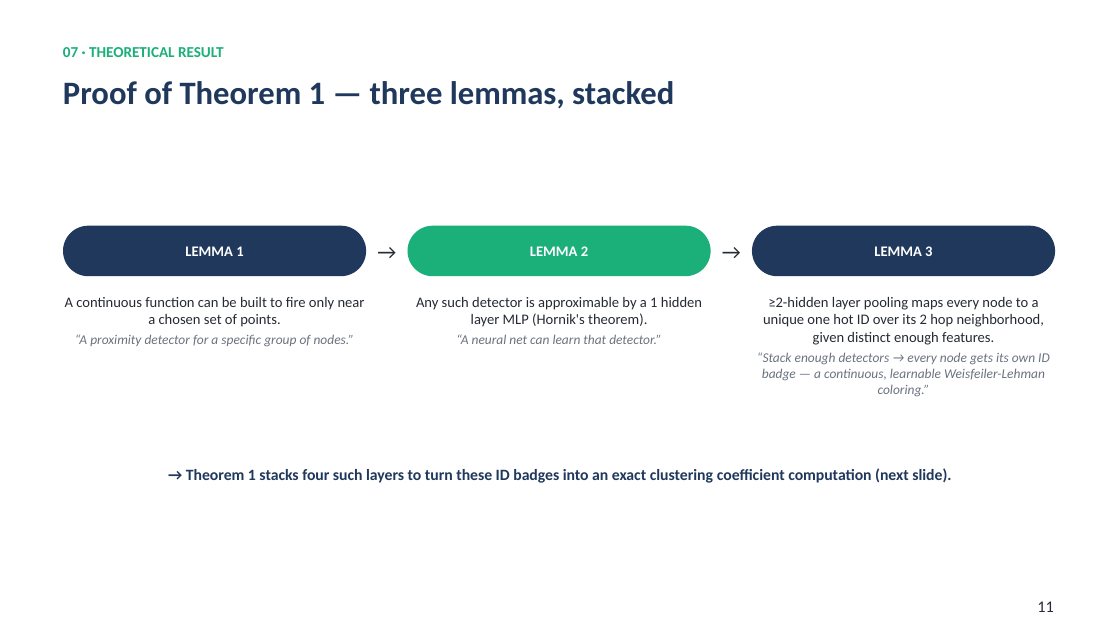
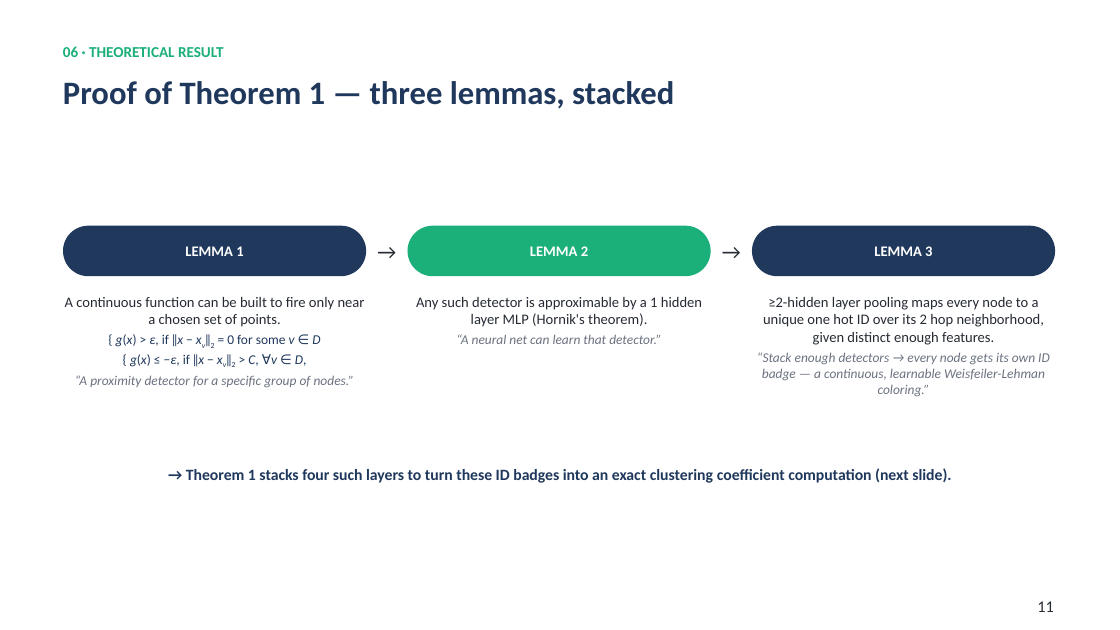
Before and after one commit to fedeceru/GraphSAGE, a slide deck: slide 11 of presentation/GraphSAGE_presentation.pptx. Drawn at 1120x630 pixels with LibreOffice and Linux fonts; fonts in the diff are those of the drawing. Boxes give left, top, right and bottom in pixels: in the first picture for what was removed or moved away, otherwise in the second. Text is boxed around its words. In the diff, an @@ line names an element or a change of style, - is before the commit and + after.

```diff
--- a/presentation/GraphSAGE_presentation.pptx
+++ b/presentation/GraphSAGE_presentation.pptx
@@ text at [63,46,224,57]: text changed @@
-07 · THEORETICAL RESULT
+06 · THEORETICAL RESULT
@@ text at [116,334,320,367]: paragraphs added @@
+{ g(x) > ε, if ‖x − xv‖2 = 0 for some v ∈ D
+{ g(x) ≤ −ε, if ‖x − xv‖2 > C, ∀v ∈ D,
```
Also in this commit, not shown: 24 other slides changed, 4 slides added, 1 slide removed, 15 other files.
